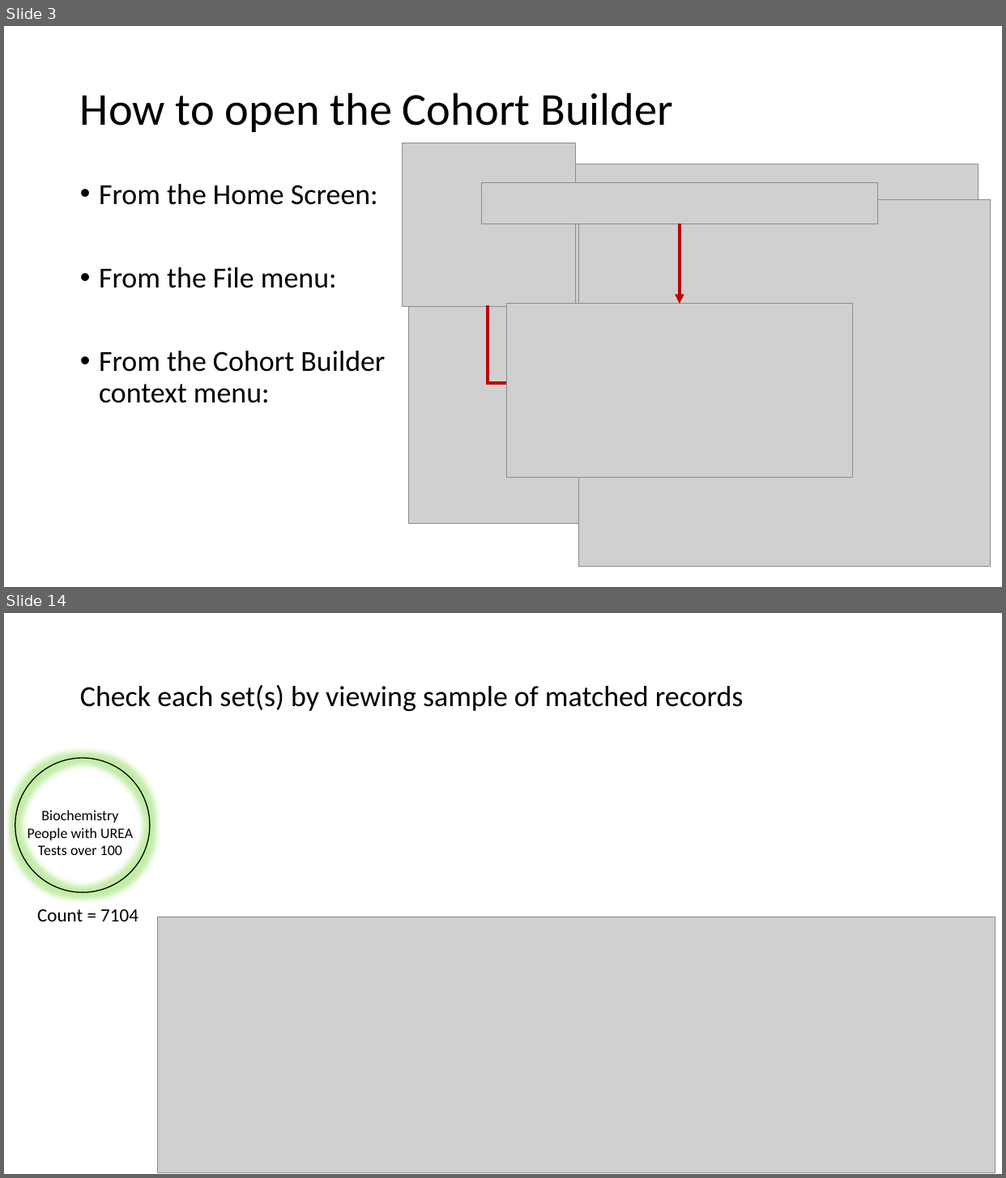
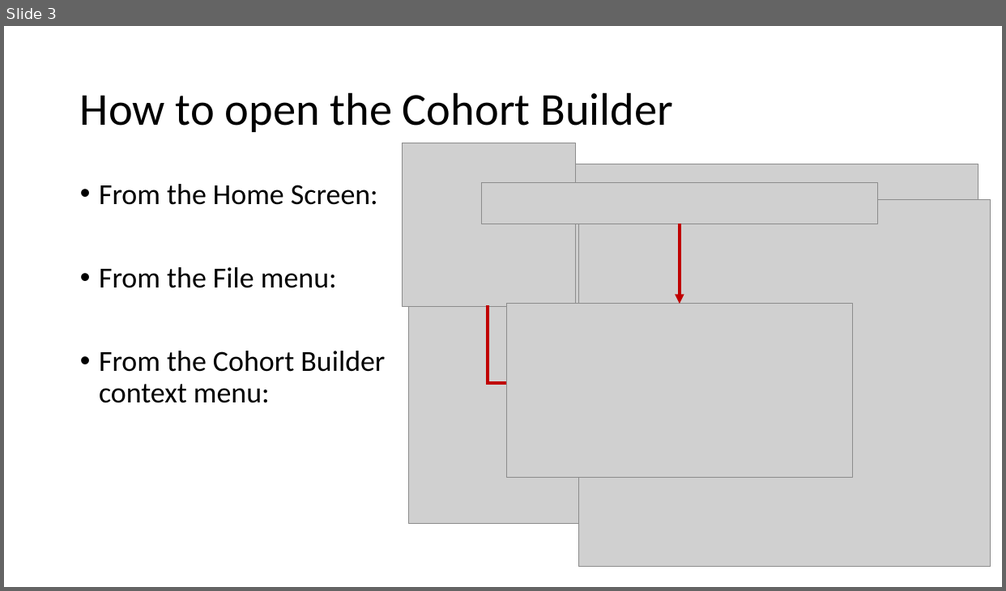
Before and after one commit to HicServices/RDMP, a slide deck: Documentation/Training/CohortBuilder.pptx. Shown one above the other, each under a label of ours: slides 3 and 14 before the commit, slide 3 after it; the slides between them are not shown. The pictures are 1006x1178 and 1006x591 pixels, drawn with LibreOffice and Linux fonts; fonts in the diff are those of the drawing; grey boxes stand for pictures. Boxes give left, top, right and bottom in pixels: in the first picture for what was removed or moved away, otherwise in the second. Text is boxed around its words. In the diff, an @@ line names an element or a change of style, - is before the commit and + after.

```diff
--- a/Documentation/Training/CohortBuilder.pptx
+++ b/Documentation/Training/CohortBuilder.pptx
@@ slide 14 removed at (4,613,1002,1174), background #FFFFFF @@
@@ title removed at (80,685,744,711) @@
-Check each set(s) by viewing sample of matched records
@@ ellipse removed at (15,758,150,893) @@
@@ text removed at (27,810,133,855) @@
-Biochemistry
-People with UREA
-Tests over 100
@@ text removed at (37,909,138,922) @@
-Count = 7104
@@ picture removed at (157,917,995,1174) @@
```
Also in this commit, not shown: 2 slides changed, 5 slides added, 12 other slides removed.
